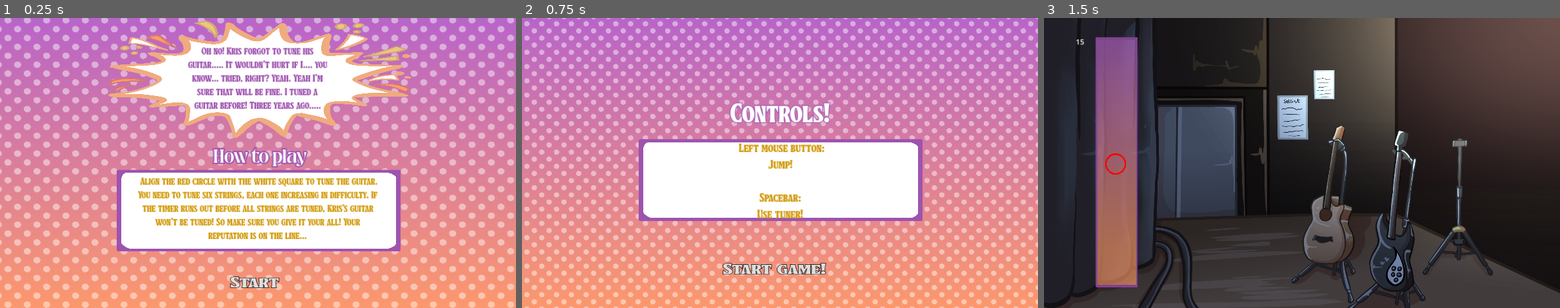
Above: before the commit, frames 1-3 (left to right).
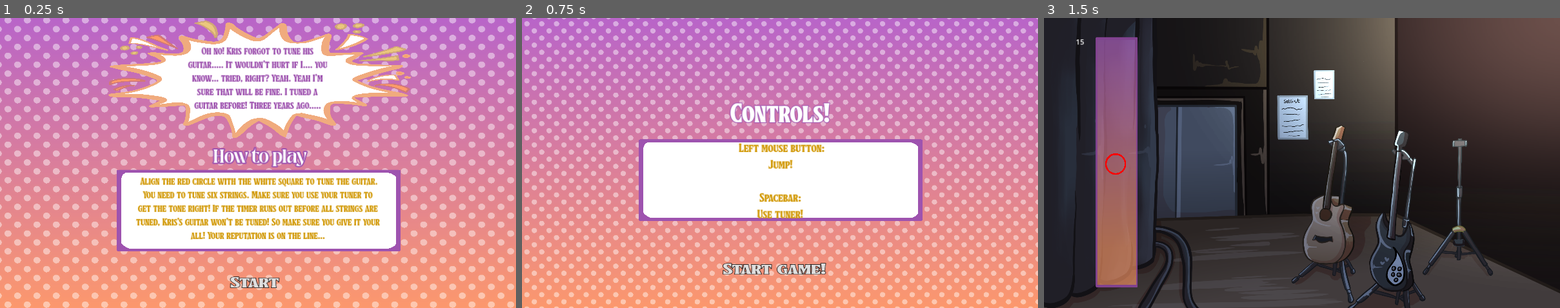
Above: after the commit, the same moments.

Repository: authenticBloodshed/RecklessRoadie
Game: Godot game, scene res://TitleScreen.tscn
Same seed, same stepped clock (60 frames per second), same inputs: the game is played once before the commit and once after it.
Inputs:
- Up to frame 1 (0.25 s): no input
- Up to frame 2 (0.75 s): click "Start" at 0.5 s
- Up to frame 3 (1.5 s): click "Start game!" at 1.25 s

The runs differ from the first frame. In frame 1, 3.1% of the frame differs, in the area x 26-74%, y 59-77%; in frame 2, nothing differs; in frame 3, nothing differs.

Commit message:
changed some text

Diff:
--- a/Introduction To Godot/TitleScreen.tscn
+++ b/Introduction To Godot/TitleScreen.tscn
@@ -121,7 +121,7 @@
 theme_override_colors/default_color = Color(0.823529, 0.603922, 0.0392157, 1)
 theme_override_constants/shadow_outline_size = 10
 bbcode_enabled = true
-text = "[center] Align the red circle with the white square to tune the guitar.  You need to tune six strings, each one increasing in difficulty. If the timer runs out before all string …(112 unchanged characters)…
+text = "[center] Align the red circle with the white square to tune the guitar.  You need to tune six strings. Make sure you use your tuner to get the tone right! If the timer runs out before all string …(112 unchanged characters)…
 
 [node name="How to play" type="RichTextLabel" parent="."]
 layout_mode = 1
